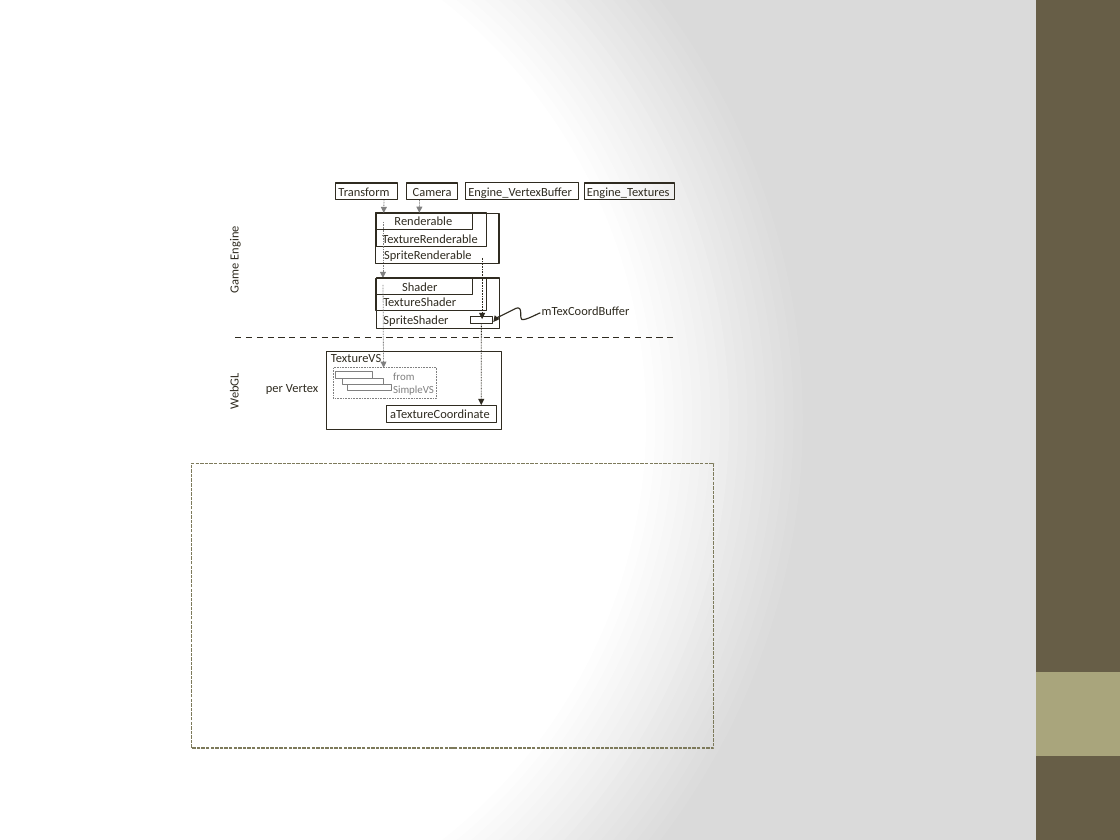
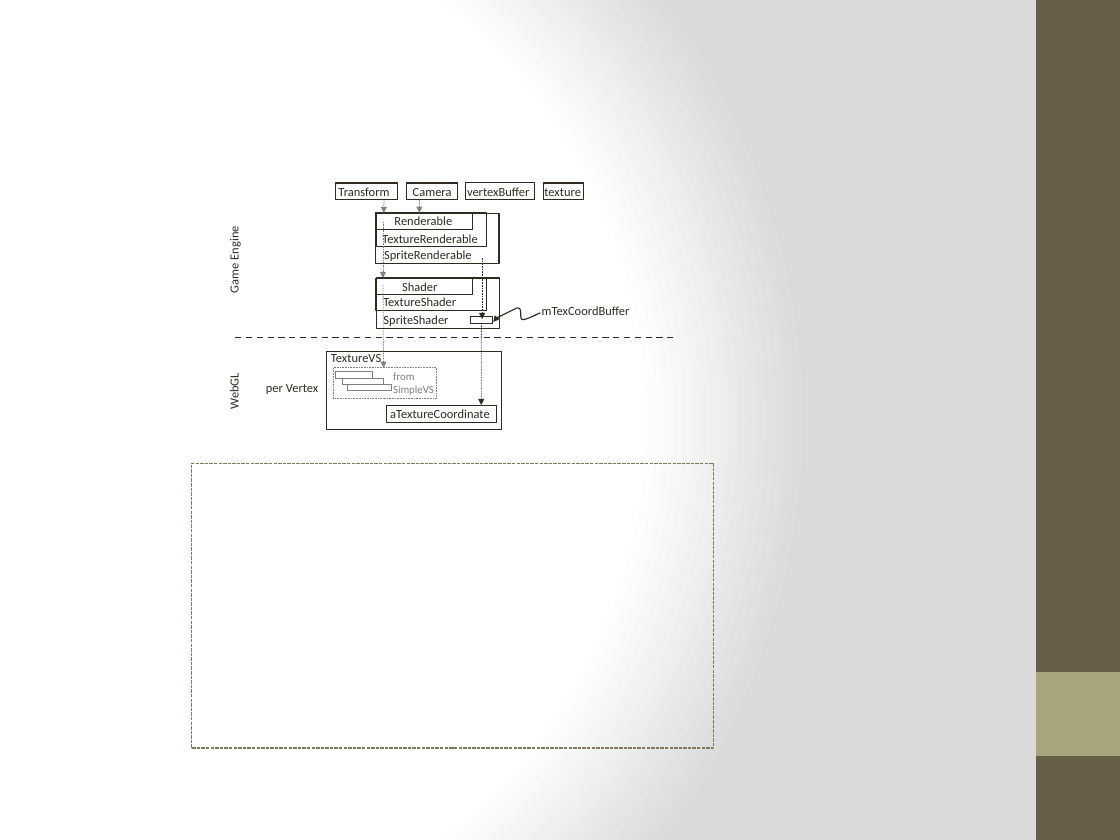
Before and after one commit to HTML5GameEngineGroup/GTCS-GameEngine2, a slide deck: slide 3 of Word/Diagrams/chapter5/chap 5 extra.figures.pptx. Drawn at 1120x840 pixels with LibreOffice and Linux fonts; fonts in the diff are those of the drawing. Boxes give left, top, right and bottom in pixels: in the first picture for what was removed or moved away, otherwise in the second. Text is boxed around its words. In the diff, an @@ line names an element or a change of style, - is before the commit and + after.

```diff
--- a/Word/Diagrams/chapter5/chap 5 extra.figures.pptx
+++ b/Word/Diagrams/chapter5/chap 5 extra.figures.pptx
@@ rectangle: place and size @@
-rectangle at (465, 183, 579, 199)
+rectangle at (465, 183, 534, 199)
@@ text at (467, 187, 529, 196): text changed @@
-Engine_VertexBuffer
+vertexBuffer
@@ rectangle: place and size @@
-rectangle at (585, 183, 674, 199)
+rectangle at (543, 183, 584, 199)
@@ text at (544, 188, 581, 196): text changed @@
-Engine_Textures
+texture
```
Also in this commit, not shown: 9 other files.
